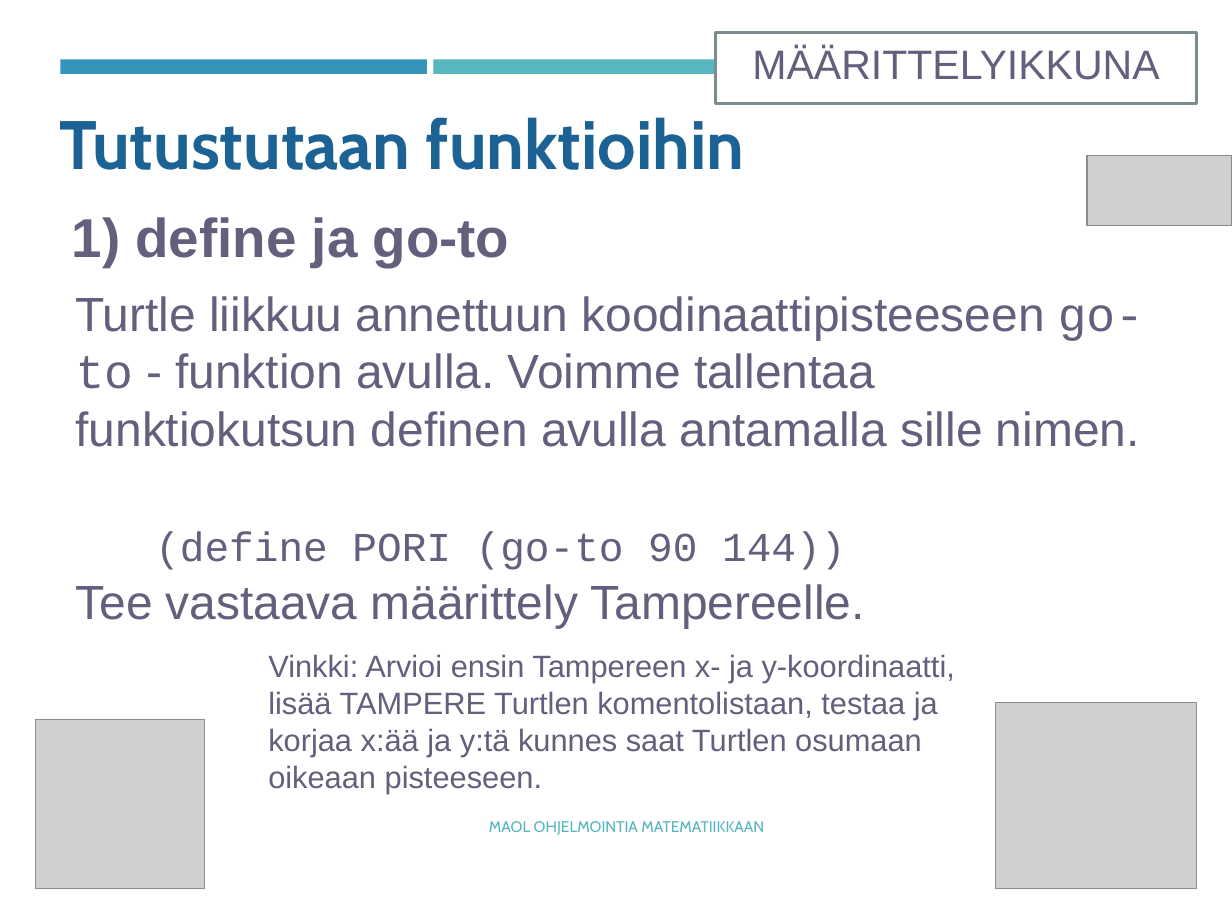
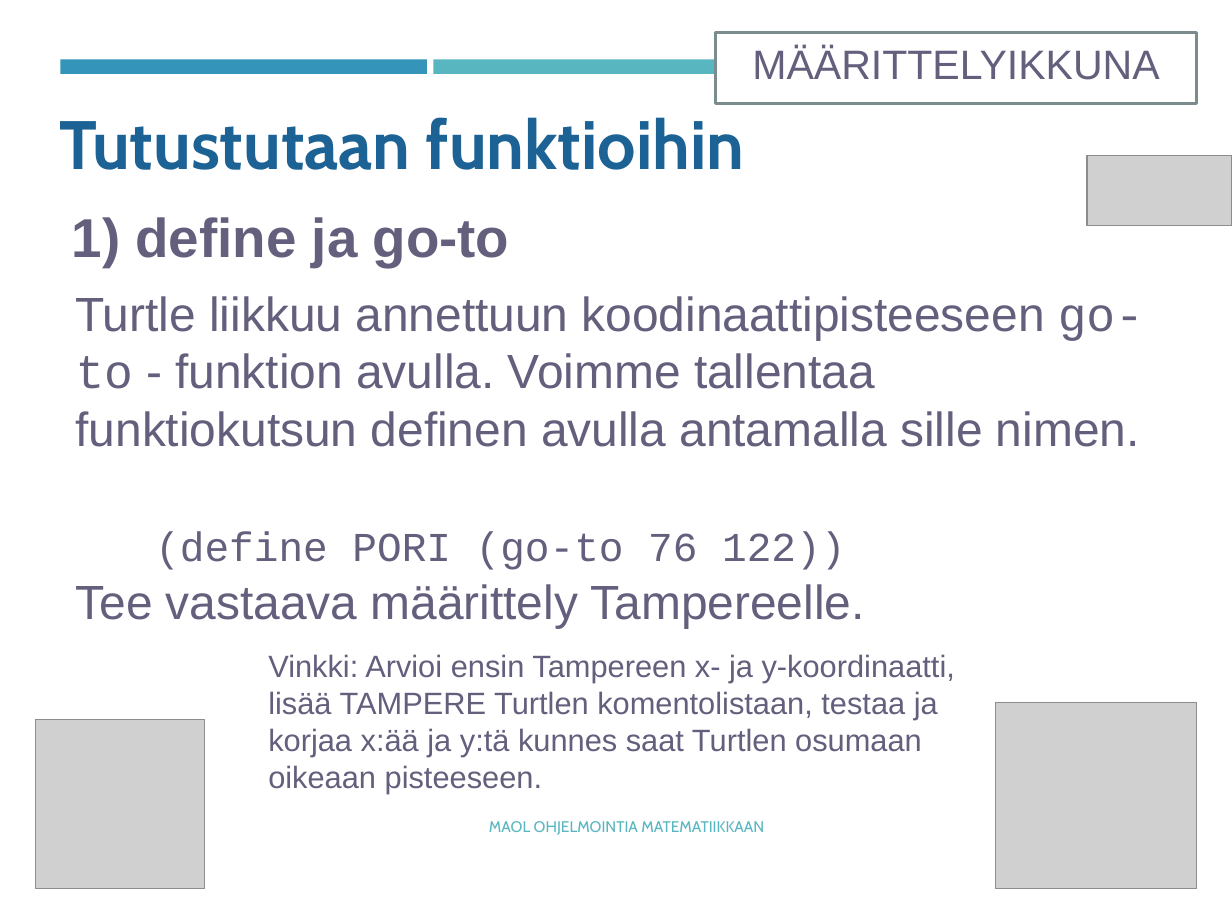
Before and after one commit to tyynetyyne/tyynetyyne.github.io, a slide deck: slide 11 of tehtavat/tiedostot/maol/power_point/Racket-MAOL-5-6-turtle2.pptx. Drawn at 1232x924 pixels with LibreOffice and Linux fonts; fonts in the diff are those of the drawing; grey boxes stand for pictures. Boxes give left, top, right and bottom in pixels: in the first picture for what was removed or moved away, otherwise in the second. Text is boxed around its words. In the diff, an @@ line names an element or a change of style, - is before the commit and + after.

```diff
--- a/tehtavat/tiedostot/maol/power_point/Racket-MAOL-5-6-turtle2.pptx
+++ b/tehtavat/tiedostot/maol/power_point/Racket-MAOL-5-6-turtle2.pptx
@@ text at [155, 531, 845, 570]: text changed @@
-(define PORI (go-to 90 144))
+(define PORI (go-to 76 122))
```
Also in this commit, not shown: 6 other slides changed, 4 other files.
